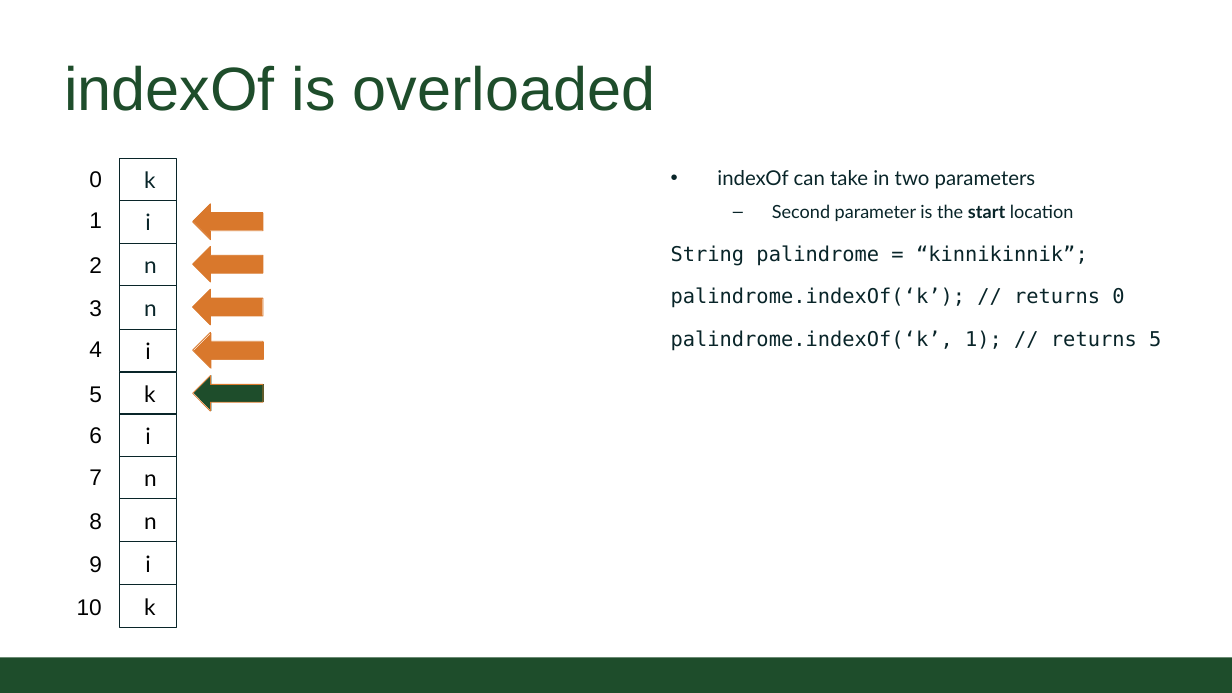
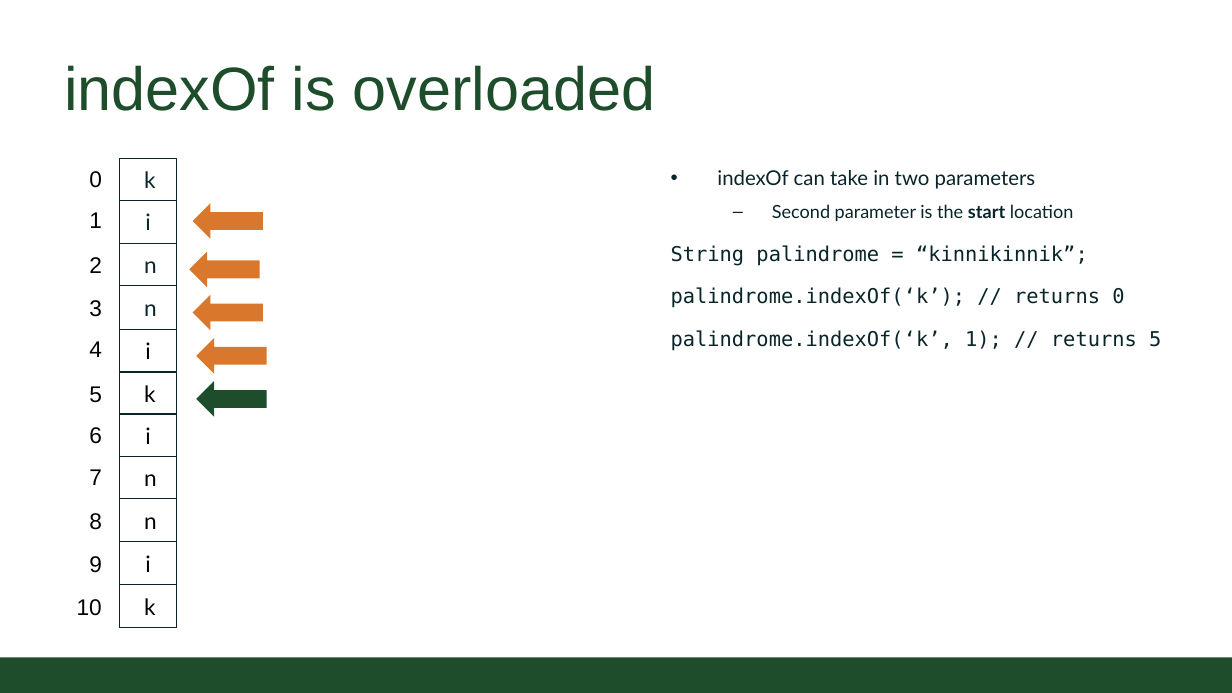
Before and after one commit to CSU-CompSci-CS163-4/Handouts, a slide deck: slide 9 of slides/On-Campus/06_03_StringManipulation.pptx. Drawn at 1232x693 pixels with LibreOffice and Linux fonts; fonts in the diff are those of the drawing; background and template pictures are left out. Boxes give left, top, right and bottom in pixels: in the first picture for what was removed or moved away, otherwise in the second. Text is boxed around its words. In the diff, an @@ line names an element or a change of style, - is before the commit and + after.

```diff
--- a/slides/On-Campus/06_03_StringManipulation.pptx
+++ b/slides/On-Campus/06_03_StringManipulation.pptx
@@ left arrow removed at (x1=192, y1=204, x2=263, y2=240) @@
@@ left arrow moved from (x1=192, y1=246, x2=263, y2=282) to (x1=189, y1=252, x2=259, y2=288) @@
@@ left arrow removed at (x1=192, y1=246, x2=263, y2=282) @@
@@ left arrow moved from (x1=192, y1=289, x2=263, y2=325) to (x1=192, y1=295, x2=263, y2=331) @@
@@ left arrow removed at (x1=192, y1=289, x2=263, y2=325) @@
@@ left arrow removed at (x1=192, y1=333, x2=263, y2=369) @@
@@ left arrow moved from (x1=193, y1=333, x2=263, y2=369) to (x1=197, y1=338, x2=267, y2=374) @@
@@ left arrow removed at (x1=192, y1=376, x2=263, y2=412) @@
@@ left arrow moved from (x1=193, y1=375, x2=263, y2=411) to (x1=197, y1=381, x2=267, y2=417) @@
```
Also in this commit, not shown: 7 other slides changed, 1 slide added, 1 slide removed.
